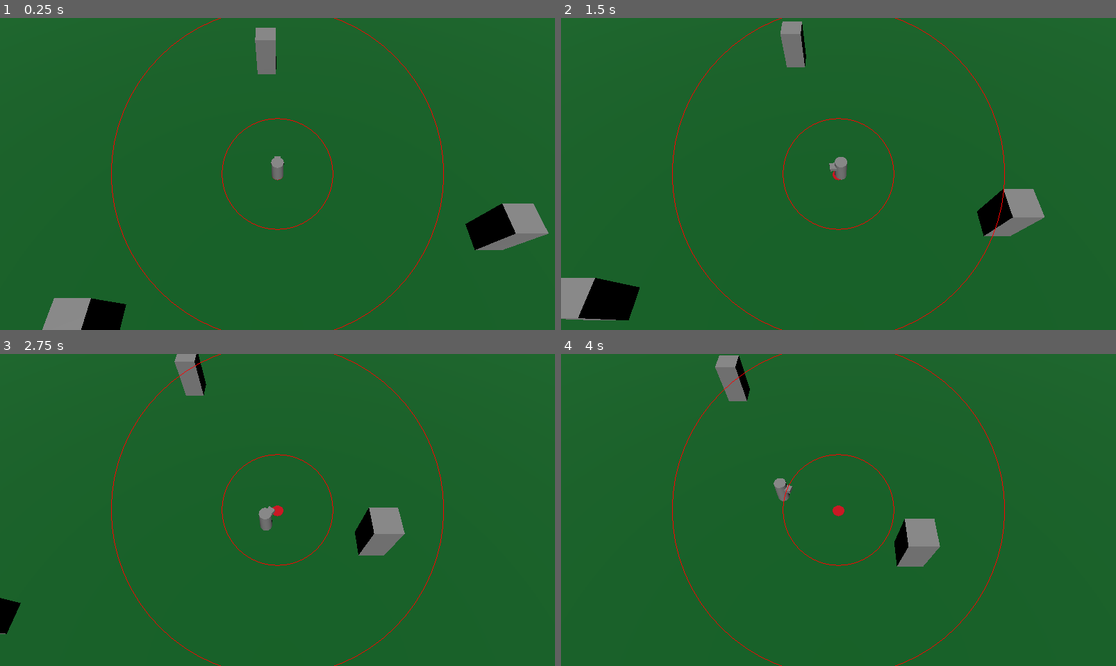
Above: before the commit, frames 1-4 (two rows, left to right).
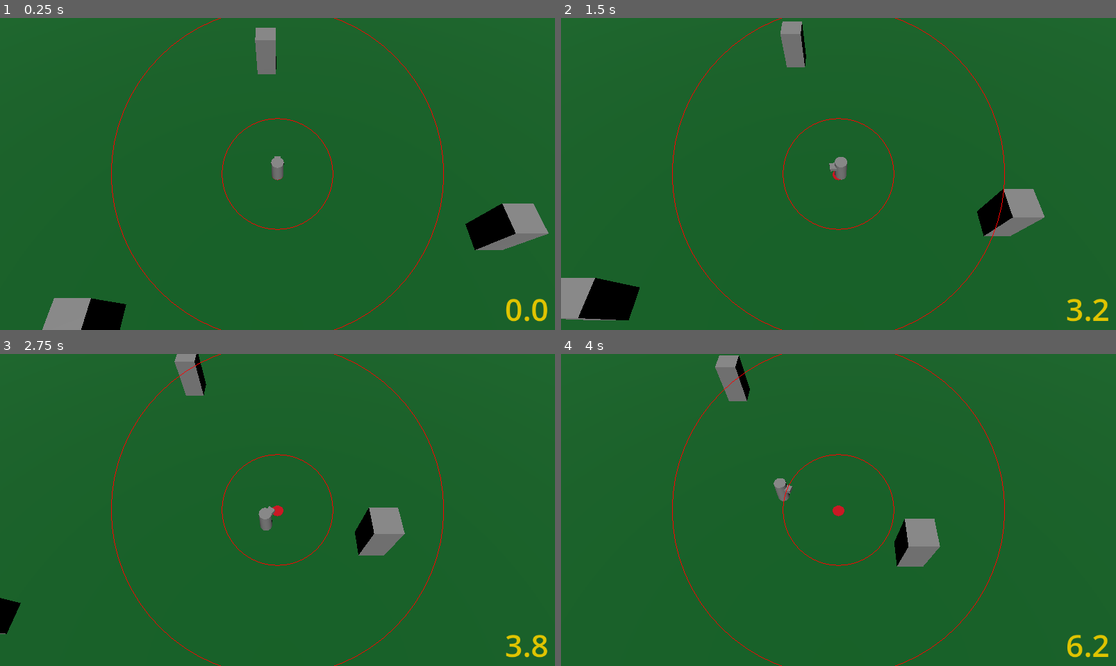
Above: after the commit, the same moments.

Repository: EugeneVorobyev/godot-duckov-controller
Game: Godot game, scene res://Scenes/main.tscn
The game is run twice, just before and just after one commit, with the same random seed, the same clock (stepped at 60 frames per second) and the same inputs.
Inputs (mouse positions are in pixels of both pictures, inside the frame that each line leads up to):
- Up to frame 1 (0.25 s): no input
- Up to frame 2 (1.5 s): tap Enter at 0.5 s; move the mouse to (960, 158) at 0.52 s; hold D (move_right) 0.53-1.28 s; move the mouse to (727, 189) at 1.27 s; hold S (move_backward) from 1.28 s (still down)
- Up to frame 3 (2.75 s): move the mouse to (333, 441) at 2.02 s; release S (move_backward) at 2.03 s; hold D (move_right) from 2.03 s (still down)
- Up to frame 4 (4 s): move the mouse to (810, 572) at 2.77 s; release D (move_right) at 2.78 s; hold W (move_forward) 2.78-3.53 s; move the mouse to (1005, 556) at 3.52 s; hold A (move_left) from 3.53 s (still down)

The runs differ from the first frame. In frame 1, 0.2% of the frame differs, in the area x 91-99%, y 89-98%; in frame 2, 0.2%; in frame 3, 0.2%; in frame 4, 0.2%.

Commit message:
Added aim distance calculations

Diff:
--- a/Scenes/main.tscn
+++ b/Scenes/main.tscn
@@ -1,7 +1,9 @@
-[gd_scene load_steps=5 format=3 uid="uid://b3qxvv8cnwgxo"]
+[gd_scene load_steps=7 format=3 uid="uid://b3qxvv8cnwgxo"]
 
 [ext_resource type="PackedScene" uid="uid://mmnrm4wv6kkk" path="res://Scripts/Camera/camera.tscn" id="2_bo1nx"]
+[ext_resource type="Script" uid="uid://dg7jfagk4khvv" path="res://Scripts/Player/Aim/mouse_tracker.gd" id="3_8gbba"]
 [ext_resource type="Script" uid="uid://ifo3cnqiqti7" path="res://Scripts/Player/player.gd" id="4_jjvhh"]
+[ext_resource type="Script" uid="uid://bcivqbse58fvg" path="res://Scripts/UI/aim_distance.gd" id="4_kry3j"]
 
 [sub_resource type="StandardMaterial3D" id="StandardMaterial3D_7u77a"]
 albedo_color = Color(1.3957917e-06, 0.3974248, 0.13629475, 1)
@@ -47,3 +49,27 @@
 
 [node name="CameraRig" parent="Player" node_paths=PackedStringArray("player") instance=ExtResource("2_bo1nx")]
 player = NodePath("..")
+
+[node name="MouseTracker" type="Node3D" parent="." node_paths=PackedStringArray("player")]
+script = ExtResource("3_8gbba")
+player = NodePath("../Player")
+metadata/_custom_type_script = "uid://dg7jfagk4khvv"
+
+[node name="HUD" type="CanvasLayer" parent="."]
+
+[node name="AimDistance" type="Label" parent="HUD"]
+anchors_preset = 3
+anchor_left = 1.0
+anchor_top = 1.0
+anchor_right = 1.0
+anchor_bottom = 1.0
+offset_left = -116.0
+offset_top = -88.0
+grow_horizontal = 0
+grow_vertical = 0
+theme_override_colors/font_color = Color(0.87717366, 0.7684531, 3.85046e-07, 1)
+theme_override_font_sizes/font_size = 64
+horizontal_alignment = 1
+script = ExtResource("4_kry3j")
+
+[connection signal="distance_changed" from="MouseTracker" to="HUD/AimDistance" method="_on_mouse_tracker_distance_changed"]
--- /dev/null
+++ b/Scripts/Input/mouse_manager.gd
@@ -0,0 +1,25 @@
+class_name MouseManager
+extends RefCounted
+
+## Calculate the mouse position on the Y level of the provided [code]Node3D[/code]
+## based on mouse cursor position, current viewport and camera
+static func get_mouse_pos_at_node_level(node: Node3D) -> Vector3:
+	if not node:
+		push_error("Undefined node provided")
+		return Vector3.ZERO
+
+	var viewport := node.get_viewport()
+	if not viewport:
+		push_error("Missing viewport")
+		return Vector3.ZERO
+
+	var camera := viewport.get_camera_3d()
+	if not camera:
+		push_error("Missing camera reference in player")
+		return Vector3.ZERO
+
+	var mouse_pos = viewport.get_mouse_position()
+	var from = camera.project_ray_origin(mouse_pos)
+	var dir = camera.project_ray_normal(mouse_pos)
+	var plane = Plane(Vector3.UP, node.position.y)
+	return plane.intersects_ray(from, dir)
--- /dev/null
+++ b/Scripts/Player/Aim/mouse_tracker.gd
@@ -0,0 +1,28 @@
+extends Node3D
+class_name MouseTracker
+
+## Active player
+@export var player: Player
+
+## Keep the last reported distance
+var _distance: float = 0.0
+
+## Report a distance from player to aim
+signal distance_changed(distance)
+
+@warning_ignore("unused_parameter")
+func _process(delta):
+	if not player:
+		return
+	_calculate_distance()
+
+## Calculates and report new distance from player to aim
+func _calculate_distance():
+	var mouse_ground_pos := MouseManager.get_mouse_pos_at_node_level(player)
+
+	var distance = (player.position - mouse_ground_pos).length()
+	if is_equal_approx(_distance, distance):
+		return
+
+	_distance = distance
+	distance_changed.emit(_distance)
--- a/Scripts/Player/player.gd
+++ b/Scripts/Player/player.gd
@@ -28,20 +28,9 @@
 		printerr("Missing camera")
 		return
 
-	var camera: Camera3D = camera_rig.camera
-	var viewport = get_viewport();
-	if not viewport:
-		printerr("Missing viewport")
-		return
-
-	var mouse_pos = viewport.get_mouse_position()
-	var from = camera.project_ray_origin(mouse_pos)
-	var dir = camera.project_ray_normal(mouse_pos)
-	var plane = Plane(Vector3.UP, position.y)
-	var mouse_world_pos = plane.intersects_ray(from, dir)
-
-	if mouse_world_pos != null:
-		var target_dir = (position - mouse_world_pos).normalized()
+	var mouse_ground_pos = MouseManager.get_mouse_pos_at_node_level(self)
+	if mouse_ground_pos != null:
+		var target_dir = (position - mouse_ground_pos).normalized()
 		var target_rot_y = atan2(target_dir.x, target_dir.z)
 		var current_rot_y = rotation.y
 		rotation.y = lerp_angle(current_rot_y, target_rot_y, 1.0 - pow(0.001, delta * ease_speed))
--- /dev/null
+++ b/Scripts/UI/aim_distance.gd
@@ -0,0 +1,9 @@
+extends Label
+
+## Translation from engine units to in-game units
+## TODO: make object proper sizes to avoid using factors
+const distance_factor = 3
+
+func _on_mouse_tracker_distance_changed(distance):
+	var in_game_distance = distance / distance_factor
+	text = "%.1f" % in_game_distance
Not shown, added: Scripts/Input/mouse_manager.gd.uid
Not shown, added: Scripts/Player/Aim/mouse_tracker.gd.uid
Not shown, added: Scripts/UI/aim_distance.gd.uid
